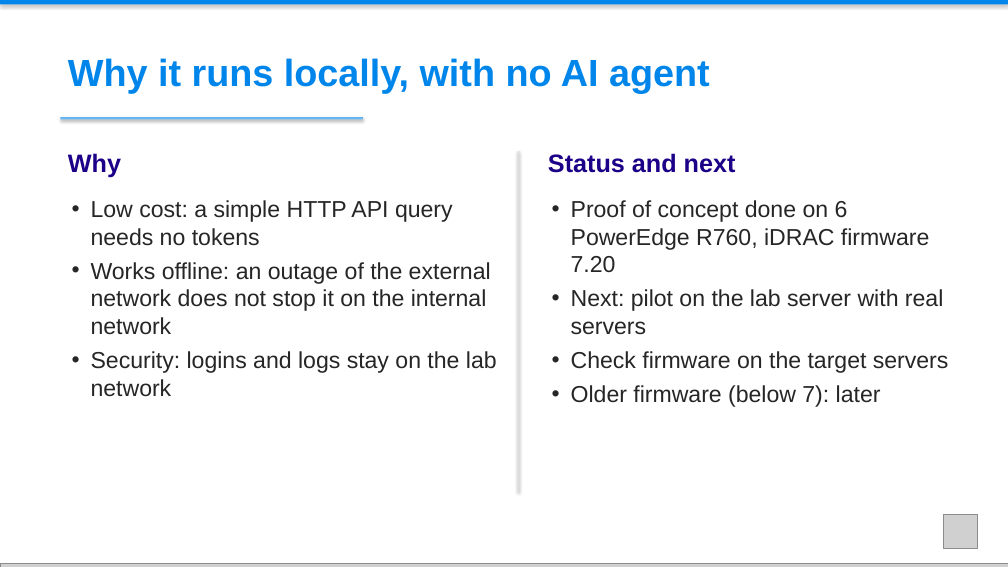
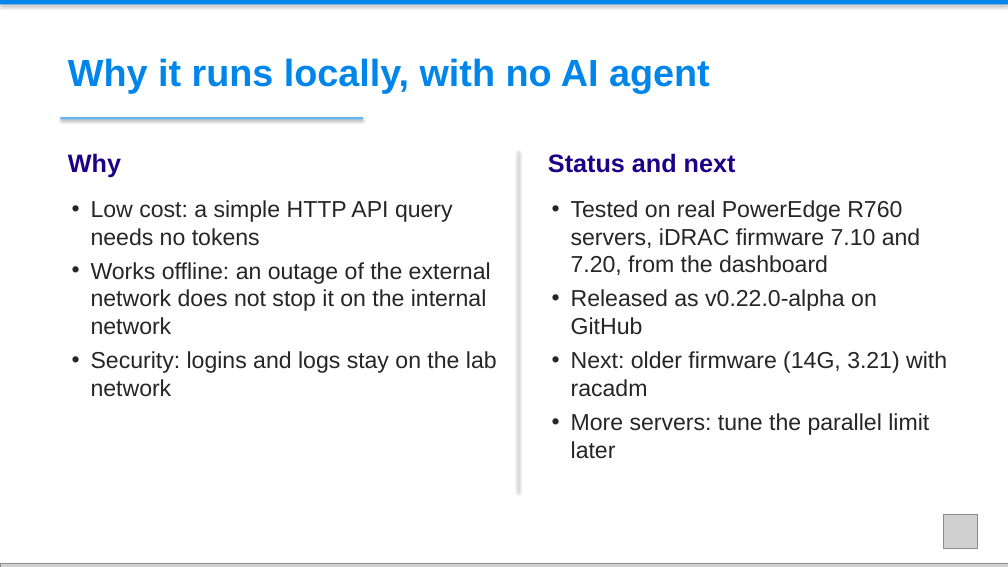
Before and after one commit to MingFei2001/Dell-Server-QA-Automation, a slide deck: slide 5 of docs/slides/idrac-day0-staging-demo.pptx. Drawn at 1008x567 pixels with LibreOffice and Linux fonts; fonts in the diff are those of the drawing; grey boxes stand for pictures. Boxes give left, top, right and bottom in pixels: in the first picture for what was removed or moved away, otherwise in the second. Text is boxed around its words. In the diff, an @@ line names an element or a change of style, - is before the commit and + after.

```diff
--- a/docs/slides/idrac-day0-staging-demo.pptx
+++ b/docs/slides/idrac-day0-staging-demo.pptx
@@ text at (x1=571, y1=200, x2=947, y2=459): text changed @@
-• Proof of concept done on 6 PowerEdge R760, iDRAC firmware 7.20
-• Next: pilot on the lab server with real servers
-• Check firmware on the target servers
-• Older firmware (below 7): later
+• Tested on real PowerEdge R760 servers, iDRAC firmware 7.10 and 7.20, from the dashboard
+• Released as v0.22.0-alpha on GitHub
+• Next: older firmware (14G, 3.21) with racadm
+• More servers: tune the parallel limit later
```
Also in this commit, not shown: 1 other slide changed, 16 other files.
